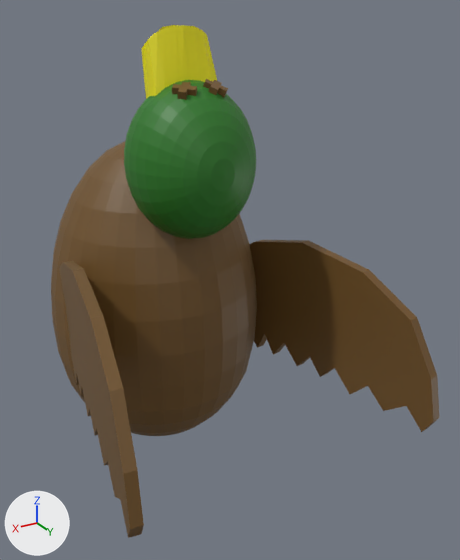
Renders of the Blender file Blender_models/family_duck_after_crash.blend from each side of a commit.
The view is the same before and after, from a 50 mm camera at (1.39, 3.17, 1.64) aimed at (-0.18, 0.55, 0.33). Every picture has the same lights, and +X, +Y and +Z are marked at lower left. The older version comes first.

The scene before the commit, as lines of its bpy script (objects in view):
```python
me_mainbody = bpy.data.meshes.new('MainBody')
me_mainbody.from_pydata(...)  # 1232 vertices, 1236 faces; spans x -1.34..1.32, y -1.0..2.49, z -0.81..1.56
# faces by material slot: [628, 550, 58]
me_mainbody.materials.append(mat_material)  # brown #705126
me_mainbody.materials.append(mat_material_001)  # dark green #297722
me_mainbody.materials.append(mat_material_002)  # yellow #eee500
ob_sphere = bpy.data.objects.new('Sphere', me_mainbody)
ob_sphere.location = (0.0, 0.0, 0.0)
ob_sphere.scale = (0.6, 0.6, 1.0)
```
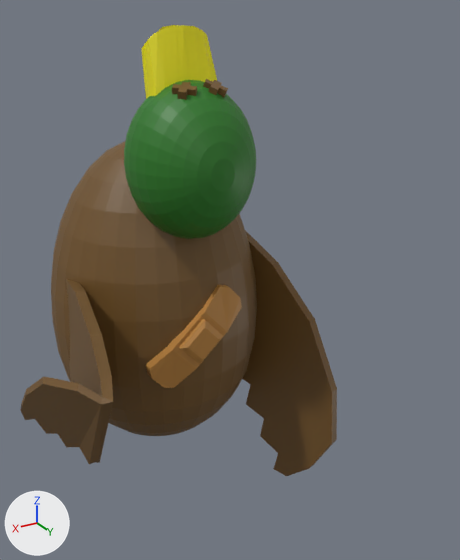
Boxes [x1, y1, x2, y2] around the edits, measured in the pictures (460 x 560 px; the box of a moved part takes in the faces that stretch with it):
'Sphere', reshaped (18% narrower, 12% shorter)
    before: [51, 25, 440, 538]
    after: [20, 25, 337, 476]
part 1 of me_mainbody, moved or reshaped
    before: [249, 240, 440, 432]
    after: [242, 231, 337, 476]
part 2 of me_mainbody, rebuilt (9% wider, 33% shorter)
    before: [59, 261, 144, 538]
    after: [20, 279, 113, 464]
part 3 of me_mainbody, added (orange)
    after: [145, 285, 242, 388]

What changed in the scene script:
```text
Add mat_bandaid:
    mat_bandaid = principled_material('bandaid')
    mat_bandaid.base_color = (0.479, 0.223, 0.0467)  # orange #b8823d
Change me_mainbody:
    used by ob_sphere; location = (0.0, 0.0, 0.0); scale = (0.6, 0.6, 1.0)
    remove me_mainbody.from_pydata(...)  # 1232 vertices, 1236 faces; spans x -1.34..1.32, y -1.0..2.49, z -0.81..1.56
    add me_mainbody.from_pydata(...)  # 1278 vertices, 1275 faces; spans x -1.19..1.55, y -1.0..1.79, z -1.08..1.56
    me_mainbody part 1: the loose piece of 60 vertices spanning x -1.34..-0.84, y -0.09..2.49, z -0.32..0.47 is multiplied about its middle by the matrix ((0.965, 0.013, -0.439), (0.216, 0.536, 1.36), (0.091, -0.506, 0.515)), then moved by (0.17, -0.5, -0.36)
    me_mainbody part 2: the loose piece of 60 vertices spanning x 0.82..1.32, y -0.09..2.48, z -0.23..0.57 is rebuilt with 66 vertices and now spans x 0.82..1.55, y -0.24..1.79, z -0.45..0.38
    me_mainbody part 3: a new loose piece of 40 vertices spanning x -0.4..0.51, y 0.88..1.09, z -0.19..0.32, in mat_bandaid (orange #b8823d)
    add me_mainbody.materials.append(mat_bandaid)  # orange #b8823d
```
